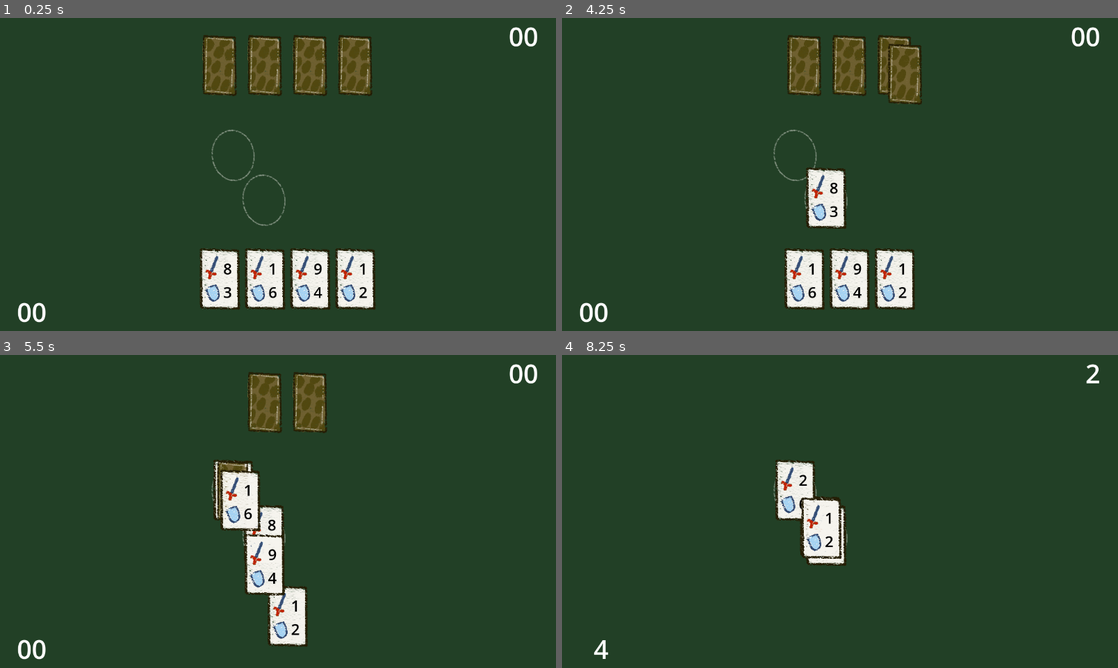
Above: before the commit, frames 1-4 (two rows, left to right).
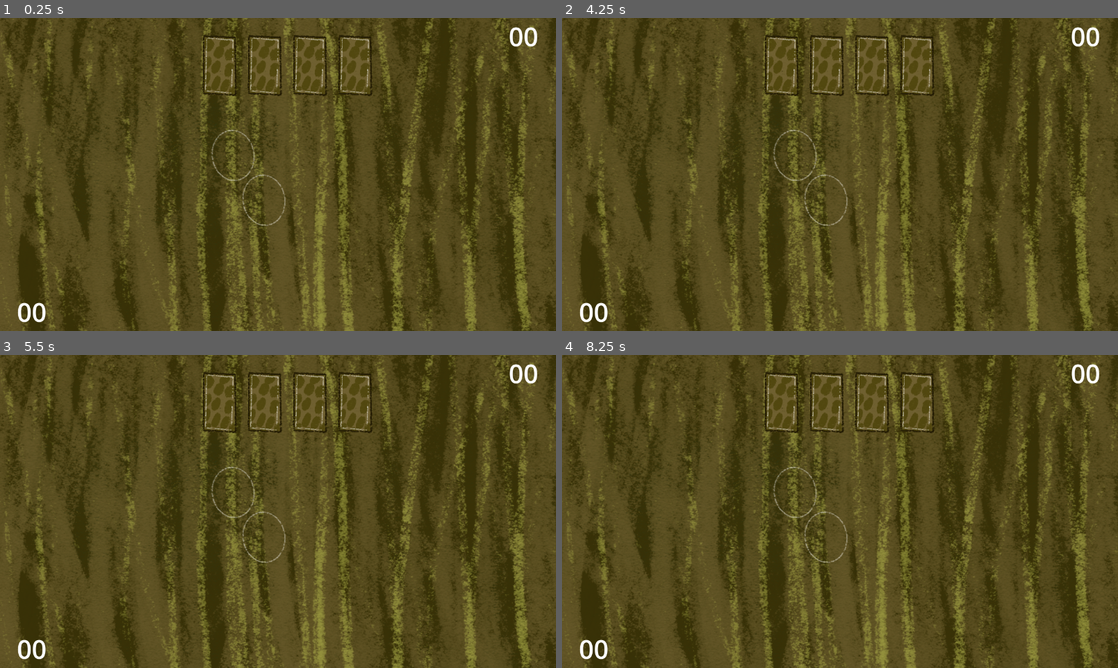
Above: after the commit, the same moments.

Repository: fguillen/The-Forest-Monster-and-the-Cards-Championship
Game: Godot game, scene res://scenes/combat.tscn
Same seed, same stepped clock (60 frames per second), same inputs: the game is played once before the commit and once after it. This scene is started directly instead of the project's main scene.
Inputs (mouse positions are in pixels of both pictures, inside the frame that each line leads up to):
- Up to frame 1 (0.25 s): no input
- Up to frame 2 (4.25 s): tap Enter (ui_accept) at 0.5, 0.77, 1.25, 1.52, 2, 2.75, 3.02, 3.5, 3.77 s; move the mouse to (784, 64) at 0.52 s; hold Right (ui_right) 0.53-1.28 s; click (784, 64) at 0.67 s; move the mouse to (828, 64) at 1.27 s; hold Down (ui_down) 1.28-2.03 s; click (828, 64) at 1.42 s; move the mouse to (873, 64) at 2.02 s; hold Right (ui_right) 2.03-2.78 s; click (873, 64) at 2.17 s; move the mouse to (917, 64) at 2.77 s; hold Up (ui_up) 2.78-3.53 s; click (917, 64) at 2.92 s; move the mouse to (784, 277) at 3.52 s; hold Left (ui_left) from 3.53 s (still down); click (784, 277) at 3.67 s
- Up to frame 3 (5.5 s): move the mouse to (244, 614) at 4.27 s; click (244, 614) at 4.42 s; tap Enter (ui_accept) at 4.52 s; move the mouse to (266, 614) at 5.02 s; release Left (ui_left) at 5.03 s; hold Down (ui_down) from 5.03 s (still down); click (266, 614) at 5.17 s
- Up to frame 4 (8.25 s): move the mouse to (851, 614) at 5.77 s; release Down (ui_down) at 5.78 s; hold Right (ui_right) 5.78-6.53 s; click (851, 614) at 5.92 s; tap Enter (ui_accept) at 6.02, 6.77, 7.52 s; move the mouse to (817, 520) at 6.52 s; hold Up (ui_up) 6.53-7.28 s; click (817, 520) at 6.67 s; hold Right (ui_right) 7.28-8.03 s; click (817, 520) at 7.42 s; hold Down (ui_down) from 8.03 s (still down); click (817, 520) at 8.17 s

The runs differ from the first frame. In frame 1, 95% of the frame differs, in the area x 0-100%, y 0-100%; in frame 2, 98%; in frame 3, 97%; in frame 4, 100%.

Commit message:
Full workflow

Diff:
--- a/actors/MonsterEye.gd
+++ b/actors/MonsterEye.gd
@@ -25,7 +25,7 @@
 
 
 func _closest_node(nodes: Array[Node2D]) -> Node2D:
-	nodes.sort_custom(func(node):
-		return global_position.distance_squared_to(node.global_position)
+	nodes.sort_custom(func(node_a, node_b):
+		return global_position.distance_squared_to(node_a.global_position) < global_position.distance_squared_to(node_b.global_position)
 	)
 	return nodes[0]
--- a/actors/monster_riggid_3.tscn
+++ b/actors/monster_riggid_3.tscn
@@ -38,7 +38,7 @@
 tracks/1/type = "value"
 tracks/1/imported = false
 tracks/1/enabled = true
-tracks/1/path = NodePath("TargetArmRight:position")
+tracks/1/path = NodePath("Visuals/TargetArmRight:position")
 tracks/1/interp = 1
 tracks/1/loop_wrap = true
 tracks/1/keys = {
@@ -50,7 +50,7 @@
 tracks/2/type = "value"
 tracks/2/imported = false
 tracks/2/enabled = true
-tracks/2/path = NodePath("TargetLegRight:position")
+tracks/2/path = NodePath("Visuals/TargetLegRight:position")
 tracks/2/interp = 1
 tracks/2/loop_wrap = true
 tracks/2/keys = {
@@ -62,7 +62,7 @@
 tracks/3/type = "value"
 tracks/3/imported = false
 tracks/3/enabled = true
-tracks/3/path = NodePath("TargetLegLeft:position")
+tracks/3/path = NodePath("Visuals/TargetLegLeft:position")
 tracks/3/interp = 1
 tracks/3/loop_wrap = true
 tracks/3/keys = {
@@ -74,7 +74,7 @@
 tracks/4/type = "value"
 tracks/4/imported = false
 tracks/4/enabled = true
-tracks/4/path = NodePath("Polygons/Skeleton2D/Hip:position")
+tracks/4/path = NodePath("Visuals/Polygons/Skeleton2D/Hip:position")
 tracks/4/interp = 1
 tracks/4/loop_wrap = true
 tracks/4/keys = {
@@ -86,7 +86,7 @@
 tracks/5/type = "value"
 tracks/5/imported = false
 tracks/5/enabled = true
-tracks/5/path = NodePath("Polygons/Skeleton2D/Hip/Chest:position")
+tracks/5/path = NodePath("Visuals/Polygons/Skeleton2D/Hip/Chest:position")
 tracks/5/interp = 1
 tracks/5/loop_wrap = true
 tracks/5/keys = {
--- a/autoloads/global.gd
+++ b/autoloads/global.gd
@@ -1,12 +1,10 @@
 extends Node
 
 signal card_picked(card_value: CardValue, position: Vector2)
+signal deck_filled()
 
 var picked_cards: Array[CardValue] = []
-
-
-func _ready():
-	_random_monster_cards()
+var was_a_win := false
 
 
 func pick_card(card_value: CardValue, position: Vector2):
@@ -14,6 +12,14 @@
 	picked_cards.append(card_value)
 	emit_signal("card_picked", card_value, position)
 
+	print("picked_cards.size(): ", picked_cards.size())
+
+	if picked_cards.size() == 4:
+		emit_signal("deck_filled")
+
+func reset():
+	picked_cards = []
+	was_a_win = false
 
 func _random_monster_cards():
 	for i in 4:
--- a/scenes/combat.gd
+++ b/scenes/combat.gd
@@ -43,6 +43,8 @@
 
 # Called when the node enters the scene tree for the first time.
 func _ready():
+	Global.was_a_win = false
+
 	for card_value in Global.picked_cards:
 		card_values_monster.append(card_value)
 
@@ -106,6 +108,11 @@
 		card_combat_monster.queue_free()
 		card_combat_oponent.queue_free()
 
+		# End?
+		if cards_monster.is_empty():
+			Global.was_a_win = points_monster >= points_oponent
+			get_tree().change_scene_to_file("res://scenes/end_scene.tscn")
+
 
 
 func _attack(card_combat_attack: CardCombat, card_combat_deffend: CardCombat):
--- a/scenes/combat.tscn
+++ b/scenes/combat.tscn
@@ -1,12 +1,17 @@
-[gd_scene load_steps=4 format=3 uid="uid://b84qhmcgfb5kk"]
+[gd_scene load_steps=5 format=3 uid="uid://b84qhmcgfb5kk"]
 
 [ext_resource type="Script" path="res://scenes/combat.gd" id="1_lato3"]
 [ext_resource type="Texture2D" uid="uid://d4jsoifyfwa0t" path="res://assets/card_placeholder.png" id="2_wnku4"]
 [ext_resource type="PackedScene" uid="uid://dan1pdgr76ole" path="res://actors/card_combat.tscn" id="3_hthjm"]
+[ext_resource type="Texture2D" uid="uid://ut88doou417q" path="res://assets/forest_background.png" id="3_qa1il"]
 
 [node name="Combat" type="CanvasLayer"]
 script = ExtResource("1_lato3")
 card_combat_scene = ExtResource("3_hthjm")
+
+[node name="Sprite2D" type="Sprite2D" parent="."]
+position = Vector2(580, 363)
+texture = ExtResource("3_qa1il")
 
 [node name="MarginContainer" type="MarginContainer" parent="."]
 anchors_preset = 7
--- /dev/null
+++ b/scenes/end_scene.gd
@@ -0,0 +1,16 @@
+extends CanvasLayer
+
+
+@onready var text_label: Label =  $MarginContainer/VBoxContainer/TextLabel
+
+
+func _ready():
+	if Global.was_a_win:
+		text_label.text = "You won!"
+	else:
+		text_label.text = "You missed!"
+
+
+
+func _on_try_again_button_pressed():
+	get_tree().change_scene_to_file("res://testing/forest.tscn")
--- /dev/null
+++ b/scenes/end_scene.tscn
@@ -0,0 +1,39 @@
+[gd_scene load_steps=3 format=3 uid="uid://bo3bao28x2rgi"]
+
+[ext_resource type="Script" path="res://scenes/end_scene.gd" id="1_r5rwp"]
+[ext_resource type="Texture2D" uid="uid://ut88doou417q" path="res://assets/forest_background.png" id="2_yppbv"]
+
+[node name="EndScene" type="CanvasLayer"]
+script = ExtResource("1_r5rwp")
+
+[node name="Sprite2D" type="Sprite2D" parent="."]
+position = Vector2(647, 311)
+texture = ExtResource("2_yppbv")
+
+[node name="MarginContainer" type="MarginContainer" parent="."]
+anchors_preset = 13
+anchor_left = 0.5
+anchor_right = 0.5
+anchor_bottom = 1.0
+offset_left = -177.5
+offset_right = 177.5
+grow_horizontal = 2
+grow_vertical = 2
+theme_override_constants/margin_top = 100
+theme_override_constants/margin_right = 0
+
+[node name="VBoxContainer" type="VBoxContainer" parent="MarginContainer"]
+layout_mode = 2
+
+[node name="TextLabel" type="Label" parent="MarginContainer/VBoxContainer"]
+layout_mode = 2
+theme_override_font_sizes/font_size = 80
+text = "You won!"
+horizontal_alignment = 1
+
+[node name="TryAgainButton" type="Button" parent="MarginContainer/VBoxContainer"]
+layout_mode = 2
+theme_override_font_sizes/font_size = 60
+text = "Try Again"
+
+[connection signal="pressed" from="MarginContainer/VBoxContainer/TryAgainButton" to="." method="_on_try_again_button_pressed"]
--- /dev/null
+++ b/testing/forest.gd
@@ -0,0 +1,11 @@
+extends Node2D
+
+
+# Called when the node enters the scene tree for the first time.
+func _ready():
+	Global.deck_filled.connect(_on_deck_filled)
+
+
+func _on_deck_filled():
+	print("Forest._on_deck_filled()")
+	get_tree().change_scene_to_file("res://scenes/combat.tscn")
--- a/testing/forest.tscn
+++ b/testing/forest.tscn
@@ -1,7 +1,8 @@
-[gd_scene load_steps=12 format=3 uid="uid://dl1vhd3qoyhn5"]
+[gd_scene load_steps=13 format=3 uid="uid://dl1vhd3qoyhn5"]
 
 [ext_resource type="Texture2D" uid="uid://dma22u16xh2fi" path="res://tree_02.png" id="1_j0wnd"]
 [ext_resource type="Texture2D" uid="uid://ut88doou417q" path="res://assets/forest_background.png" id="1_lvy1g"]
+[ext_resource type="Script" path="res://testing/forest.gd" id="1_qdmn8"]
 [ext_resource type="Texture2D" uid="uid://danbq0lrdd76p" path="res://tree_01.png" id="2_1j75x"]
 [ext_resource type="Texture2D" uid="uid://dq0q7liy88ihf" path="res://bush_01.png" id="3_mcu4g"]
 [ext_resource type="Texture2D" uid="uid://bc0shb4yt2nlp" path="res://road.png" id="4_jwmf3"]
@@ -16,6 +17,7 @@
 
 [node name="Forest" type="Node2D"]
 position = Vector2(311, 143)
+script = ExtResource("1_qdmn8")
 
 [node name="Sprite2D" type="Sprite2D" parent="."]
 position = Vector2(516, 169)
